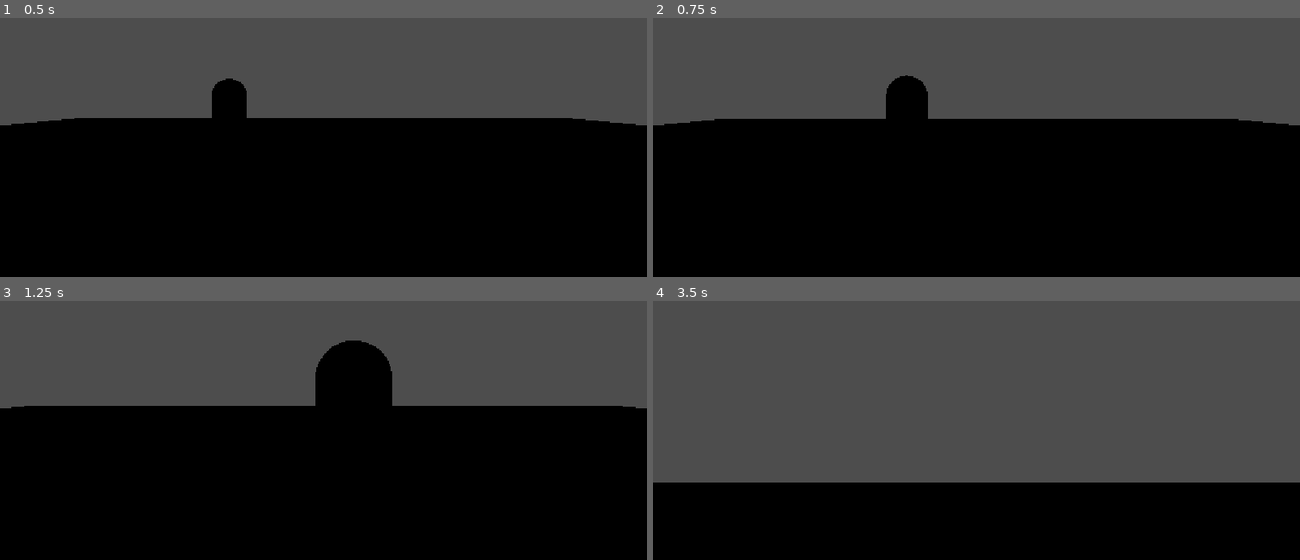
Above: before the commit, frames 1-4 (two rows, left to right).
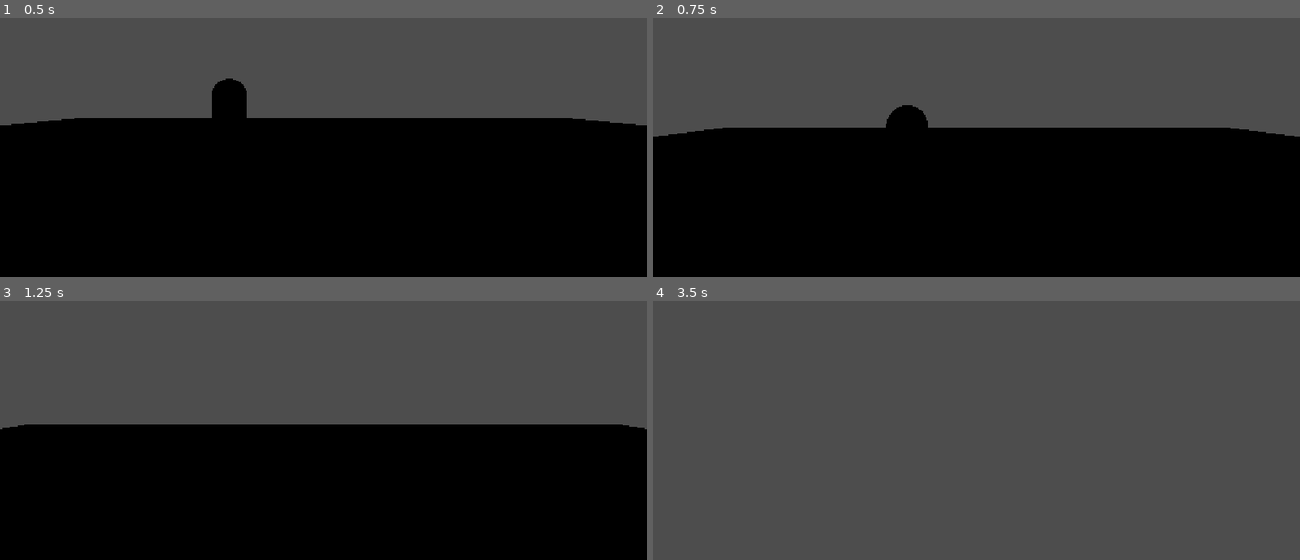
Above: after the commit, the same moments.

Repository: alejo000111/ParcialDesarrolloVideojuegos
Game: Godot game, scene res://Nivel.tscn
Two runs of this game, one before a commit and one after it. Both use one fixed random seed, a clock stepped at 60 frames per second and the inputs below.
Inputs (mouse positions are in pixels of both pictures, inside the frame that each line leads up to):
- Up to frame 1 (0.5 s): no input
- Up to frame 2 (0.75 s): move the mouse to (1008, 93) at 0.52 s; hold W (move_up) from 0.53 s (still down); tap Space (saltar) at 0.6 s
- Up to frame 3 (1.25 s): keep holding W (move_up); tap Space (saltar) at 0.77, 1.07 s
- Up to frame 4 (3.5 s): keep holding W (move_up); move the mouse to (944, 378) at 1.27 s; tap E (accion) at 1.35, 2.85 s; tap Space (saltar) at 1.52, 1.55, 1.82, 2.1, 3.02, 3.05, 3.32 s; move the mouse to (989, 370) at 2.02 s; move the mouse to (970, 383) at 2.77 s

Frame 1 is identical in both runs. In frame 2, 4.1% of the frame differs, in the area x 0-100%, y 22-46%; in frame 3, 9.8%; in frame 4, 30%, in the area x 0-100%, y 70-100%.

Commit message:
Punto 2: Agregar gravedad y la función de salto.gd guardando valores de terminal

Diff:
--- a/Assets/jugador.gd
+++ b/Assets/jugador.gd
@@ -2,6 +2,8 @@
 
 ## Velocidad máxima de desplazamiento, en metros por segundo.
 @export var speed: float = 4.0
+## Agregar salto fuerza jugador
+@export var jump_velocity: float = 4.5
 ## Cámara que define qué es "adelante". Si se deja vacía se usa la activa.
 @export var camara: Camera3D
 
@@ -9,7 +11,6 @@
 func _ready() -> void:
 	if camara == null:
 		camara = get_viewport().get_camera_3d()
-
 
 func _physics_process(delta: float) -> void:
 	# --- Horizontal: hacia dónde quiere ir ------------------------------
@@ -29,5 +30,12 @@
 	# TODO (Tarea 2): falta la función de salto completa. Todavía no hay
 	# gravedad ni velocity.y en absoluto — por eso caminar funciona bien
 	# aunque no exista ningún piso en la escena.
+	#Gravedad
+	if not is_on_floor():
+		velocity += get_gravity() * delta
+
+	#salto
+	if Input.is_action_just_pressed("saltar") and is_on_floor():
+		velocity.y = jump_velocity
 
 	move_and_slide()
